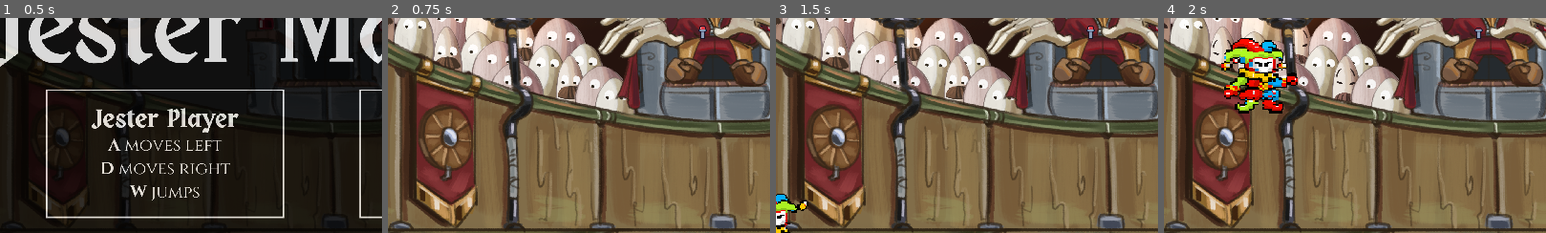
Above: before the commit, frames 1-4 (left to right).
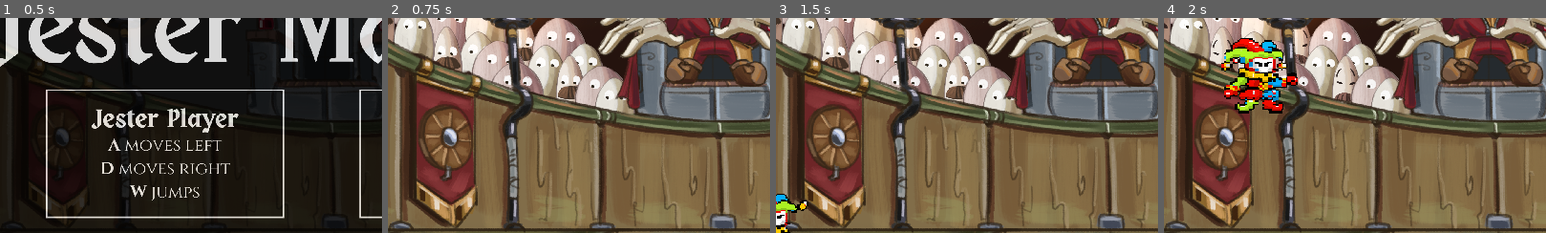
Above: after the commit, the same moments.

Repository: coelhucas/ggj-2024
Game: Godot game, scene res://src/scenes/menu/main_menu.tscn
Two runs of this game, one before a commit and one after it. Both use one fixed random seed, a clock stepped at 60 frames per second and the inputs below. Sound files missing from this copy of the repository are replaced by a short silence.
Inputs (mouse positions are % of the whole screen's width and height, from its top left):
- Up to frame 1 (0.5 s): no input
- Up to frame 2 (0.75 s): click (50, 85) at 0.5 s
- Up to frame 3 (1.5 s): hold D (p1_right) from 1.28 s (still down); tap Left (p2_left) at 1.35 s
- Up to frame 4 (2 s): keep holding D (p1_right); tap W (p1_up) at 1.52 s
The pictures show only the part of the screen within x 8-58%, y 26-76%; the shares and areas given below are measured in that part.

Frame 1 is identical in both runs. In frame 2, 0.1% of the frame differs, in the area x 81-98%, y 3-10%; in frame 3, 0.1%; in frame 4, less than 0.1%.

Commit message:
remove uneeded buttons

Diff:
--- a/src/scenes/king/king.tscn
+++ b/src/scenes/king/king.tscn
@@ -1,9 +1,8 @@
-[gd_scene load_steps=10 format=3 uid="uid://c42d2c58m34o6"]
+[gd_scene load_steps=9 format=3 uid="uid://c42d2c58m34o6"]
 
 [ext_resource type="Script" path="res://src/scenes/king/king.gd" id="1_vlvko"]
 [ext_resource type="Texture2D" uid="uid://b2hdirg8210ky" path="res://assets/sprites/ReiSadico.png" id="2_i8yiy"]
 [ext_resource type="AudioStream" uid="uid://7lwoivaryj6a" path="res://assets/sounds/sfx/click.wav" id="5_njkij"]
-[ext_resource type="Texture2D" uid="uid://cu7lpxqvbiqt4" path="res://assets/sprites/button.png" id="5_o4smg"]
 [ext_resource type="Texture2D" uid="uid://hk1n4033hau3" path="res://assets/sprites/hands.png" id="5_xon8c"]
 
 [sub_resource type="Animation" id="Animation_ps25x"]
@@ -32,25 +31,13 @@
 "update": 0,
 "values": [0.0, -0.381175, 0.202644, 0.0]
 }
-tracks/2/type = "value"
+tracks/2/type = "method"
 tracks/2/imported = false
 tracks/2/enabled = true
-tracks/2/path = NodePath("Button2:frame")
+tracks/2/path = NodePath(".")
 tracks/2/interp = 1
 tracks/2/loop_wrap = true
 tracks/2/keys = {
-"times": PackedFloat32Array(-0.1, 0.6),
-"transitions": PackedFloat32Array(1, 1),
-"update": 1,
-"values": [0, 1]
-}
-tracks/3/type = "method"
-tracks/3/imported = false
-tracks/3/enabled = true
-tracks/3/path = NodePath(".")
-tracks/3/interp = 1
-tracks/3/loop_wrap = true
-tracks/3/keys = {
 "times": PackedFloat32Array(0.7),
 "transitions": PackedFloat32Array(1),
 "values": [{
@@ -58,13 +45,13 @@
 "method": &"spawn_ahead"
 }]
 }
-tracks/4/type = "value"
-tracks/4/imported = false
-tracks/4/enabled = true
-tracks/4/path = NodePath("LHand:frame")
-tracks/4/interp = 1
-tracks/4/loop_wrap = true
-tracks/4/keys = {
+tracks/3/type = "value"
+tracks/3/imported = false
+tracks/3/enabled = true
+tracks/3/path = NodePath("LHand:frame")
+tracks/3/interp = 1
+tracks/3/loop_wrap = true
+tracks/3/keys = {
 "times": PackedFloat32Array(0, 0.6, 1),
 "transitions": PackedFloat32Array(1, 1, 1),
 "update": 1,
@@ -73,25 +60,13 @@
 
 [sub_resource type="Animation" id="Animation_2at3r"]
 resource_name = "PressRight"
-tracks/0/type = "value"
+tracks/0/type = "method"
 tracks/0/imported = false
 tracks/0/enabled = true
-tracks/0/path = NodePath("Button:frame")
+tracks/0/path = NodePath(".")
 tracks/0/interp = 1
 tracks/0/loop_wrap = true
 tracks/0/keys = {
-"times": PackedFloat32Array(0, 0.6),
-"transitions": PackedFloat32Array(1, 1),
-"update": 1,
-"values": [0, 1]
-}
-tracks/1/type = "method"
-tracks/1/imported = false
-tracks/1/enabled = true
-tracks/1/path = NodePath(".")
-tracks/1/interp = 1
-tracks/1/loop_wrap = true
-tracks/1/keys = {
 "times": PackedFloat32Array(0.6),
 "transitions": PackedFloat32Array(1),
 "values": [{
@@ -129,34 +104,10 @@
 tracks/2/type = "value"
 tracks/2/imported = false
 tracks/2/enabled = true
-tracks/2/path = NodePath("Button2:frame")
+tracks/2/path = NodePath("LHand:frame")
 tracks/2/interp = 1
 tracks/2/loop_wrap = true
 tracks/2/keys = {
-"times": PackedFloat32Array(0),
-"transitions": PackedFloat32Array(1),
-"update": 1,
-"values": [0]
-}
-tracks/3/type = "value"
-tracks/3/imported = false
-tracks/3/enabled = true
-tracks/3/path = NodePath("Button:frame")
-tracks/3/interp = 1
-tracks/3/loop_wrap = true
-tracks/3/keys = {
-"times": PackedFloat32Array(0),
-"transitions": PackedFloat32Array(1),
-"update": 1,
-"values": [0]
-}
-tracks/4/type = "value"
-tracks/4/imported = false
-tracks/4/enabled = true
-tracks/4/path = NodePath("LHand:frame")
-tracks/4/interp = 1
-tracks/4/loop_wrap = true
-tracks/4/keys = {
 "times": PackedFloat32Array(0),
 "transitions": PackedFloat32Array(1),
 "update": 1,
@@ -176,16 +127,6 @@
 [node name="Icon" type="Sprite2D" parent="."]
 scale = Vector2(0.7, 0.7)
 texture = ExtResource("2_i8yiy")
-
-[node name="Button" type="Sprite2D" parent="."]
-position = Vector2(-72, 30)
-texture = ExtResource("5_o4smg")
-hframes = 2
-
-[node name="Button2" type="Sprite2D" parent="."]
-position = Vector2(71, 30)
-texture = ExtResource("5_o4smg")
-hframes = 2
 
 [node name="LHand" type="Sprite2D" parent="."]
 position = Vector2(67, 1)
--- a/src/scenes/main.tscn
+++ b/src/scenes/main.tscn
@@ -312,9 +312,3 @@
 texture_hover = ExtResource("20_xopmv")
 
 [node name="MusicManager" parent="." instance=ExtResource("11_2bi5m")]
-
-[connection signal="body_entered" from="Main/TileMap/Spike" to="Main/TileMap/Spike" method="_on_body_entered"]
-[connection signal="body_entered" from="Main/TileMap/@Area2D@62727" to="Main/TileMap/@Area2D@62727" method="_on_body_entered"]
-[connection signal="body_entered" from="Main/TileMap/@Area2D@62728" to="Main/TileMap/@Area2D@62728" method="_on_body_entered"]
-[connection signal="body_entered" from="Main/TileMap/@Area2D@62729" to="Main/TileMap/@Area2D@62729" method="_on_body_entered"]
-[connection signal="body_entered" from="Main/TileMap/@Area2D@62730" to="Main/TileMap/@Area2D@62730" method="_on_body_entered"]
